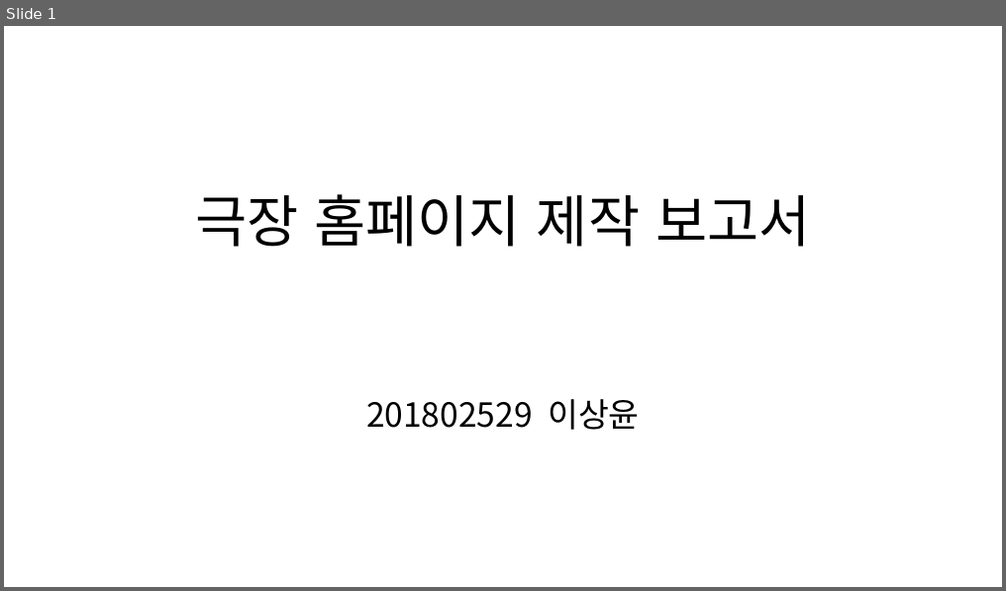
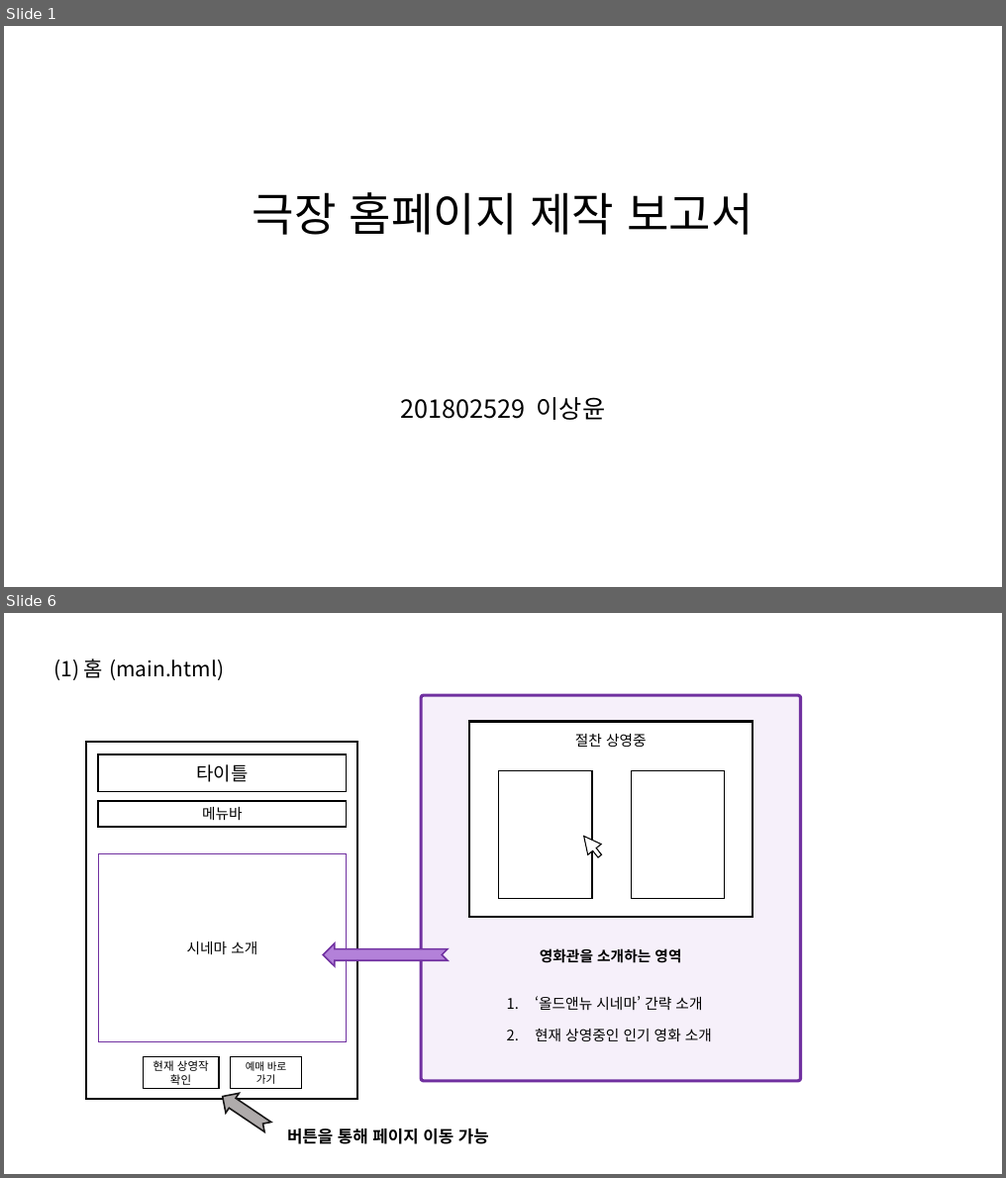
Before and after one commit to SangYoonLee1231/Cinema, a slide deck: 보고서-이상윤.pptx. Shown one above the other, each under a label of ours: slide 1 before the commit, slides 1 and 6 after it; the slides between them are not shown. The pictures are 1006x591 and 1006x1178 pixels, drawn with LibreOffice and Linux fonts; fonts in the diff are those of the drawing. Boxes give left, top, right and bottom in pixels: in the first picture for what was removed or moved away, otherwise in the second. Text is boxed around its words. In the diff, an @@ line names an element or a change of style, - is before the commit and + after.

```diff
--- a/보고서-이상윤.pptx
+++ b/보고서-이상윤.pptx
@@ slide 6 added at box(4, 613, 1002, 1174), background #FFFFFF @@
@@ text added at box(54, 659, 224, 680), 20 pt, text #000000 @@
+(1) 홈 (main.html)
@@ group added at box(421, 695, 801, 1081): 3 rectangles, 1 rounded rectangle, 1 text, 1 right arrow @@
+영화관을 소개하는 영역
+1. ‘올드앤뉴 시네마’ 간략 소개
+2. 현재 상영중인 인기 영화 소개
+절찬 상영중
@@ group added at box(86, 742, 358, 1100): 4 rectangles @@
+타이틀
+메뉴바
+시네마 소개
@@ notched right arrow added at box(323, 944, 448, 967), fill #B381D9, outline #7030A0 1.5 pt @@
@@ rectangle added at box(144, 1057, 219, 1089), fill #FFFFFF, outline #000000 1.25 pt, 11 pt, text #000000 @@
+현재 상영작 확인
@@ rectangle added at box(230, 1057, 302, 1089), fill #FFFFFF, outline #000000 1.25 pt, 10 pt, text #000000 @@
+예매 바로 가기
@@ notched right arrow added at box(216, 1087, 275, 1138), fill #AFABAB, outline #181717 1.5 pt @@
@@ text added at box(287, 1129, 489, 1145), 16 pt, text #000000, bold @@
+버튼을 통해 페이지 이동 가능
@@ slide 1 changed as well @@
@@ text "극장 홈페이지 제작 보고서": place and size @@
-text "극장 홈페이지 제작 보고서" at box(195, 194, 810, 247)
+text "극장 홈페이지 제작 보고서" at box(252, 192, 752, 235)
@@ text "극장 홈페이지 제작 보고서" at box(252, 192, 752, 235): size 54 to 44 pt @@
@@ text "201802529 이상윤": place and size @@
-text "201802529 이상윤" at box(366, 399, 640, 430)
+text "201802529 이상윤" at box(401, 397, 606, 420)
@@ text "201802529 이상윤" at box(401, 397, 606, 420): size 32 to 24 pt @@
```
Also in this commit, not shown: 1 other slide changed, 8 other slides added, 1 slide removed, 18 other files.
